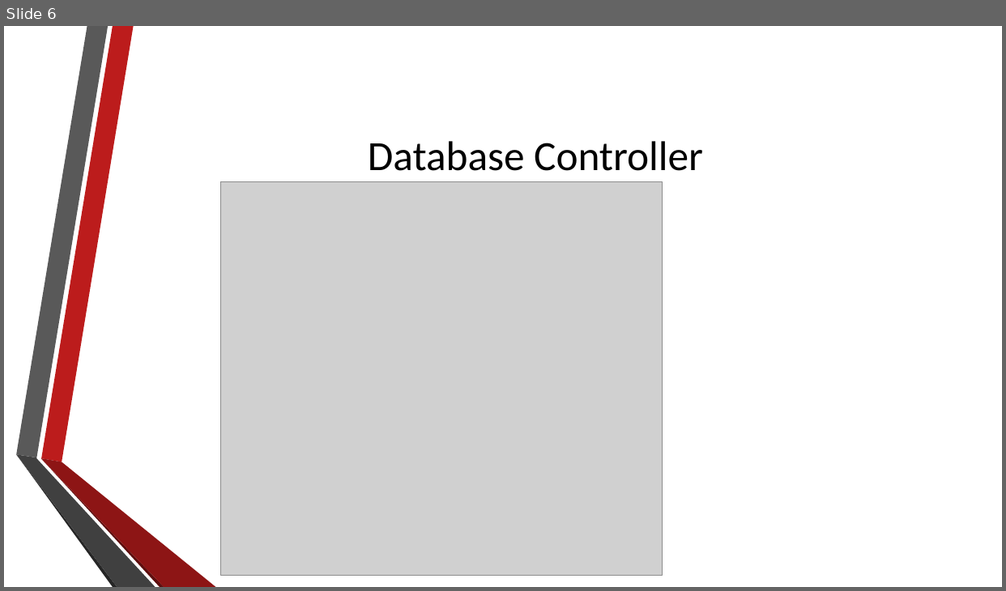
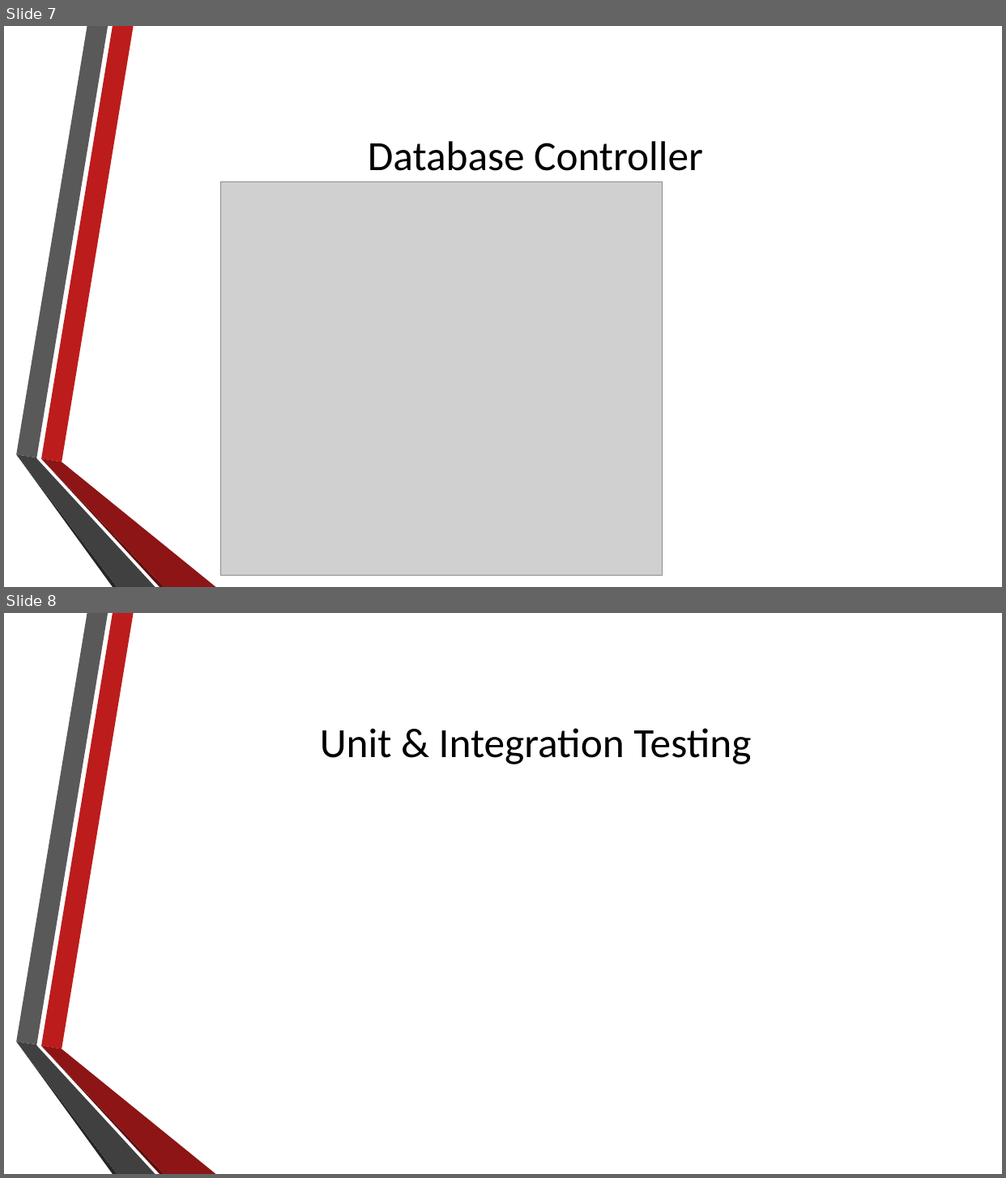
Before and after one commit to NathanielInman/IMS, a slide deck: Presentation.pptx. Shown one above the other, each under a label of ours: slide 6 before the commit, slides 7 and 8 after it. The pictures are 1006x591 and 1006x1178 pixels, drawn with LibreOffice and Linux fonts; fonts in the diff are those of the drawing; grey boxes stand for pictures; background and template pictures are left out. Boxes give left, top, right and bottom in pixels: in the first picture for what was removed or moved away, otherwise in the second. Text is boxed around its words. In the diff, an @@ line names an element or a change of style, - is before the commit and + after.

```diff
--- a/Presentation.pptx
+++ b/Presentation.pptx
@@ slide 8 added at [4, 613, 1002, 1174], background picture (left out); not listed: 6 template elements that a slide beside it also shows @@
@@ title added at [320, 728, 751, 764], 40 pt, text #000000 @@
+Unit & Integration Testing
@@ what was slide 6 is now slide 7 @@
```
Also in this commit, not shown: 2 other slides added.
